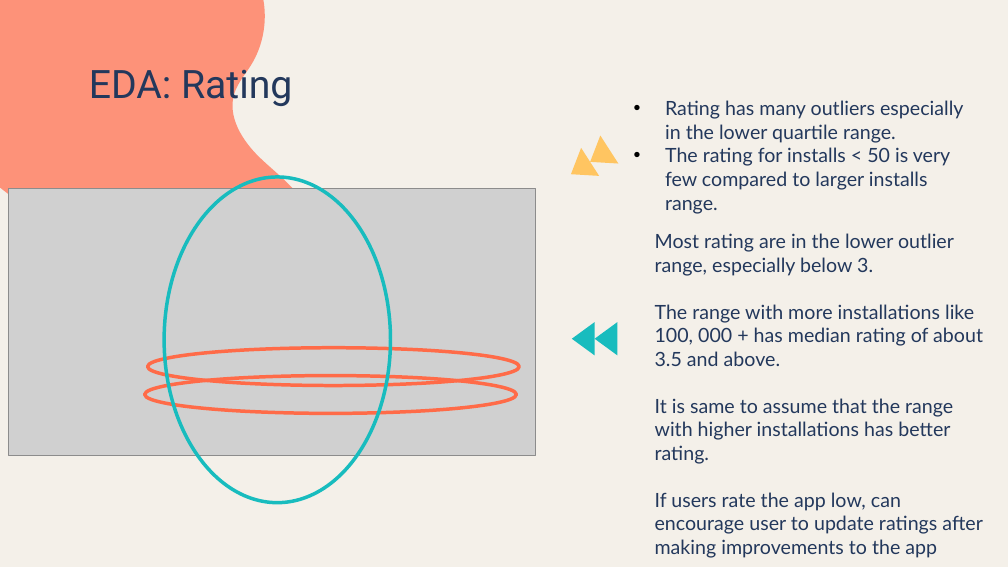
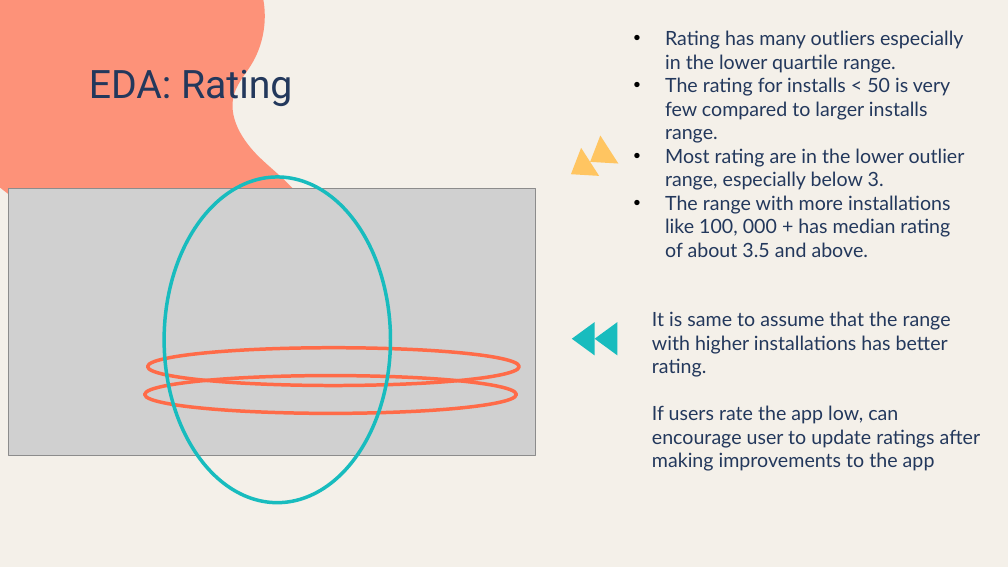
Before and after one commit to LiyanaRoslie/google-apps-ml, a slide deck: slide 8 of Final_Presentation.pptx. Drawn at 1008x567 pixels with LibreOffice and Linux fonts; fonts in the diff are those of the drawing; grey boxes stand for pictures. Boxes give left, top, right and bottom in pixels: in the first picture for what was removed or moved away, otherwise in the second. Text is boxed around its words. In the diff, an @@ line names an element or a change of style, - is before the commit and + after.

```diff
--- a/Final_Presentation.pptx
+++ b/Final_Presentation.pptx
@@ text "Rating has many outliers especially ...": place and size @@
-text "Rating has many outliers especially ..." at <box>665,100,963,214</box>
+text "Rating has many outliers especially ..." at <box>665,30,965,257</box>
@@ text at <box>665,148,965,257</box>: paragraphs added @@
+• Most rating are in the lower outlier range, especially below 3.
+• The range with more installations like 100, 000 + has median rating of about 3.5 and above.
@@ text at <box>655,233,983,366</box>: paragraphs removed @@
-Most rating are in the lower outlier range, especially below 3.
-The range with more installations like 100, 000 + has median rating of about 3.5 and above.
@@ text "It is same to assume ...": place and size @@
-text "It is same to assume ..." at <box>655,233,983,558</box>
+text "It is same to assume ..." at <box>652,311,981,471</box>
```
Also in this commit, not shown: 1 other slide changed, 1 other file.
